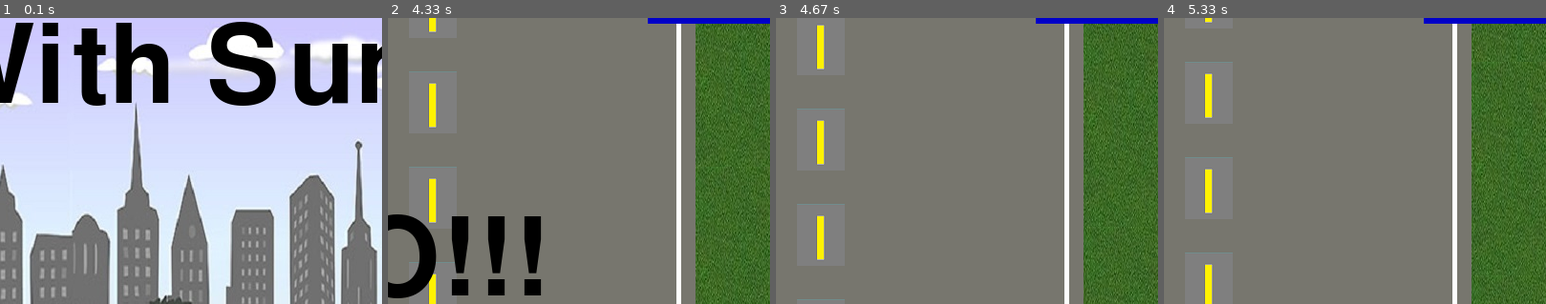
Above: before the commit, frames 1-4 (left to right).
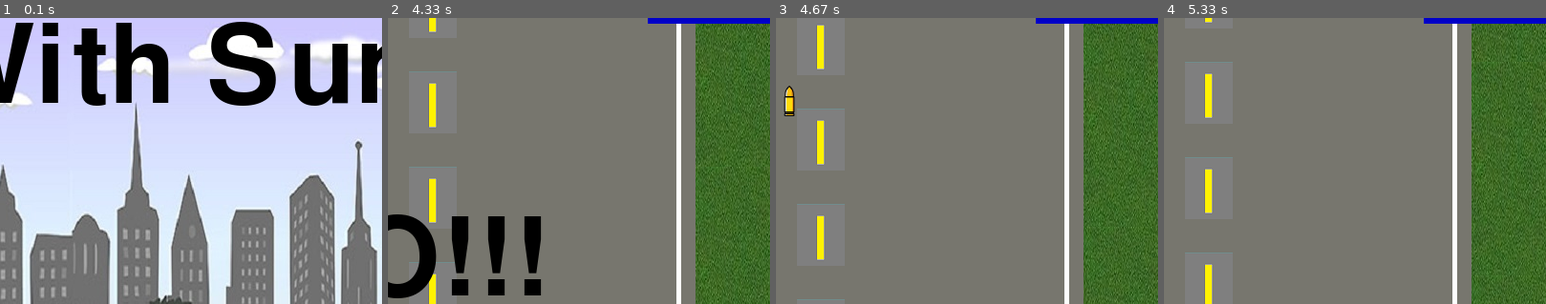
Above: after the commit, the same moments.

Repository: vishuKaushik722/pygame
Game: pygame game, started from 1.py
The game is run twice, just before and just after one commit, with the same random seed, the same clock (stepped at 60 frames per second) and the same inputs.
Inputs:
- Up to frame 1 (0.1 s): no input
- Up to frame 2 (4.33 s): click "START" at 0.38 s; tap Space at 4.03 s
- Up to frame 3 (4.67 s): no input
- Up to frame 4 (5.33 s): hold Right from 4.9 s (still down)
The pictures show only the part of the screen within x 47-97%, y 7-57%; the shares and areas given below are measured in that part.

Frames 1-2 are identical in both runs. In frame 3, 0.3% of the frame differs, in the area x 2-5%, y 23-35%; in frame 4, nothing differs.

Commit message:
sound dena rh gya bas

Diff:
--- a/1.py
+++ b/1.py
@@ -12,6 +12,7 @@
 display_height=600
 import time
 import random
+import math
 
 
 gamedisplays=pygame.display.set_mode((display_width,display_height))
@@ -23,8 +24,10 @@
 strip=pygame.image.load("strip.jpg")
 intro_background=pygame.image.load("background.jpg")
 instruction_background=pygame.image.load("background2.jpg")
+bulletImg = pygame.image.load('bullet.png')
 car_width=56
 pause=False
+bullet_state = "ready"
 
 def intro_loop():
     intro=True
@@ -281,6 +284,18 @@
 def car(x,y):
     gamedisplays.blit(carimg,(x,y))
 
+def fire_bullet(x,y):
+    global bullet_state
+    bullet_state = "fire"
+    gamedisplays.blit(bulletImg, (x + 16, y + 10))
+
+def isCollison(obs_startx,obs_starty,bulletX,bulletY):
+    distance = math.sqrt((math.pow(obs_startx - bulletX,2)) + (math.pow(obs_starty - bulletY,2)))
+    if distance < 27:
+        return True
+    else:
+        return False
+
 def game_loop():
     global pause
     x=(display_width*0.45)
@@ -298,6 +313,11 @@
     score=0
     y2=7
     fps=120
+    bulletX = 0
+    bulletY = 480
+    bulletX_change = 0
+    bulletY_change = 25
+    global bullet_state
 
     bumped=False
     while not bumped:
@@ -315,6 +335,10 @@
                     obstacle_speed+=2
                 if event.key==pygame.K_b:
                     obstacle_speed-=2
+                if event.key == pygame.K_SPACE:
+                    if bullet_state is "ready":
+                        bulletX = x
+                        fire_bullet(bulletX, bulletY)
             if event.type==pygame.KEYUP:
                 if event.key==pygame.K_LEFT or event.key==pygame.K_RIGHT:
                     x_change=0
@@ -373,10 +397,23 @@
                 pygame.display.update()
                 time.sleep(3)
 
-
         if y<obs_starty+obs_height:
             if x > obs_startx and x < obs_startx + obs_width or x+car_width > obs_startx and x+car_width < obs_startx+obs_width:
                 crash()
+        if bulletY <= 0:
+            bulletY = 480
+            bullet_state = "ready"
+
+        if bullet_state is "fire":
+            fire_bullet(bulletX, bulletY)
+            bulletY -= bulletY_change
+        collison = isCollison(obs_startx,obs_starty,bulletX,bulletY)
+        if collison:
+            bulletY = 480
+            bullet_state = "ready"
+            obs_startx=random.randrange(200,(display_width-200))
+            obs_starty=-750
+
         button("Pause",650,0,150,50,blue,bright_blue,"pause")
         pygame.display.update()
         clock.tick(60)
Binary file added: bullet.png
